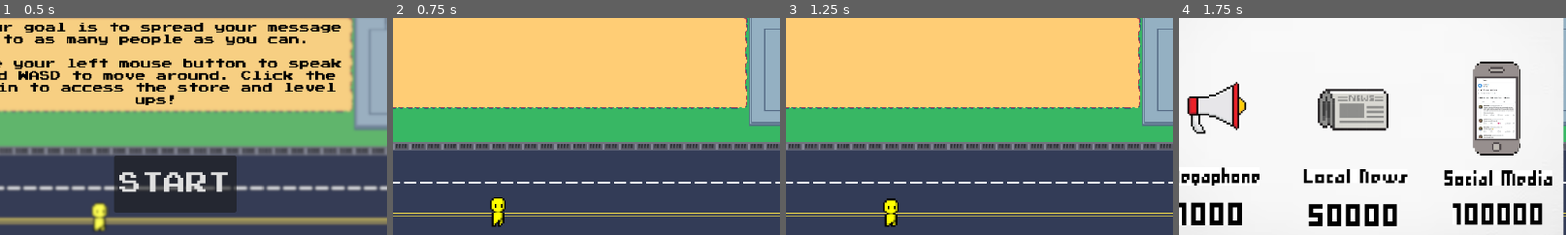
Above: before the commit, frames 1-4 (left to right).
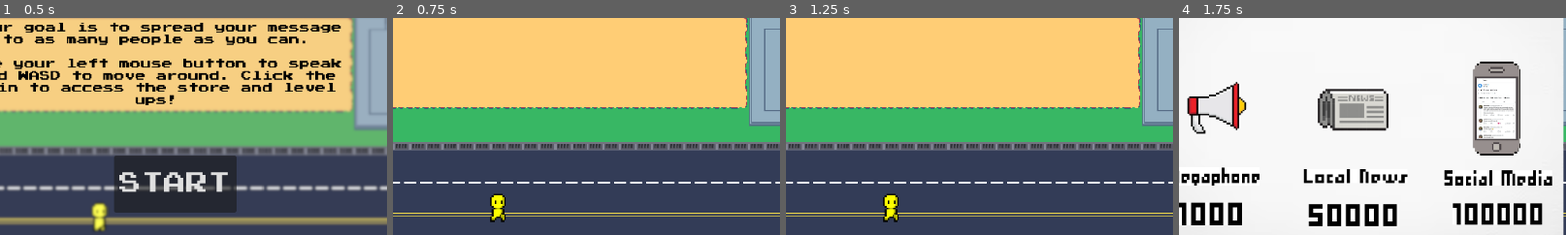
Above: after the commit, the same moments.

Repository: eliseokeefe/GameDevFinal
Game: Godot game, scene res://start.tscn
Same seed, same stepped clock (60 frames per second), same inputs: the game is played once before the commit and once after it.
Inputs (mouse positions are % of the whole screen's width and height, from its top left):
- Up to frame 1 (0.5 s): no input
- Up to frame 2 (0.75 s): click "START" at 0.5 s
- Up to frame 3 (1.25 s): no input
- Up to frame 4 (1.75 s): click (4, 7) at 1.25 s
The pictures show only the part of the screen within x 26-76%, y 27-77%; the shares and areas given below are measured in that part.

Frame 1 is identical in both runs. In frame 2, 0.4% of the frame differs, in the area x 25-30%, y 80-97%; in frame 3, 0.4%; in frame 4, nothing differs.
Error after the commit: Parse Error: Expected indented block after function declaration. (res://player)

Commit message:
connected timing signals

Diff:
--- a/citizen_spawner.gd
+++ b/citizen_spawner.gd
@@ -23,3 +23,7 @@
 	# restart timer
 	spawn_frequency = rng.randi_range(1, 2)
 	timer.start(spawn_frequency)
+
+
+func _on_in_game_hud_time_up():
+	pass # Replace with function body.
--- a/main.tscn
+++ b/main.tscn
@@ -23,3 +23,5 @@
 [node name="ShopGUI" parent="." instance=ExtResource("4_bsiwj")]
 
 [connection signal="shopPressed" from="InGameHUD" to="ShopGUI" method="_on_in_game_hud_shop_pressed"]
+[connection signal="timeUp" from="InGameHUD" to="Citizen_Spawner" method="_on_in_game_hud_time_up"]
+[connection signal="timeUp" from="InGameHUD" to="player" method="_on_in_game_hud_time_up"]
--- a/part_2.tscn
+++ b/part_2.tscn
@@ -1,3 +1,11 @@
-[gd_scene format=3 uid="uid://3b5dvne1ojo0"]
+[gd_scene load_steps=3 format=3 uid="uid://3b5dvne1ojo0"]
 
-[node name="part2" type="Node2D"]
+[ext_resource type="PackedScene" uid="uid://cgdw72a4sk4g7" path="res://background.tscn" id="1_cot2a"]
+[ext_resource type="PackedScene" uid="uid://dpr1nnm12irux" path="res://player sprites/player.tscn" id="2_2nvve"]
+
+[node name="part_2" type="Node2D"]
+
+[node name="background" parent="." instance=ExtResource("1_cot2a")]
+
+[node name="player2" parent="." instance=ExtResource("2_2nvve")]
+position = Vector2(-398, 191)
--- a/player sprites/player.gd
+++ b/player sprites/player.gd
@@ -50,3 +50,6 @@
 
 func _on_shop_gui_megaphone():
 	currentSpeech = megaphone.instantiate()
+
+
+func _on_in_game_hud_time_up():
